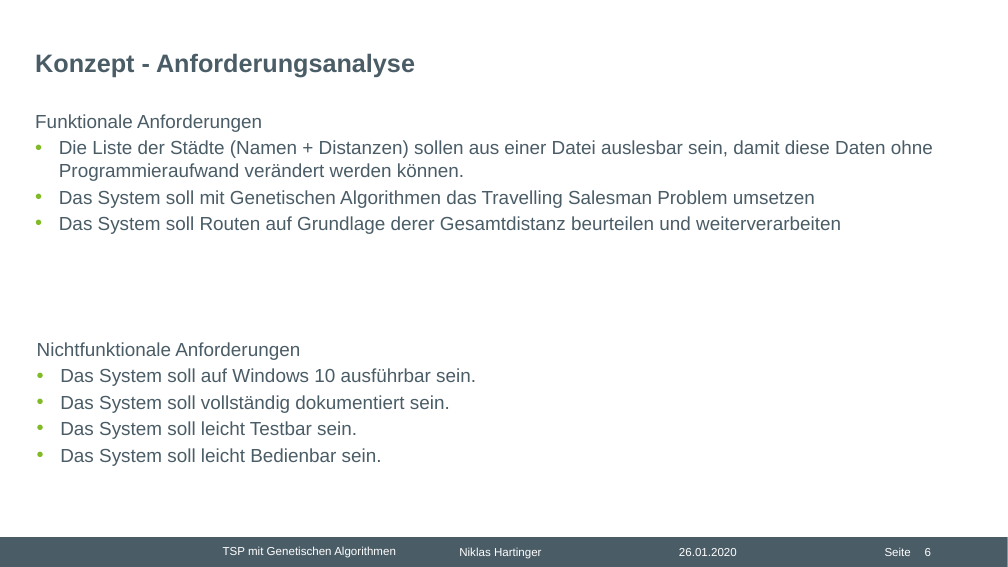
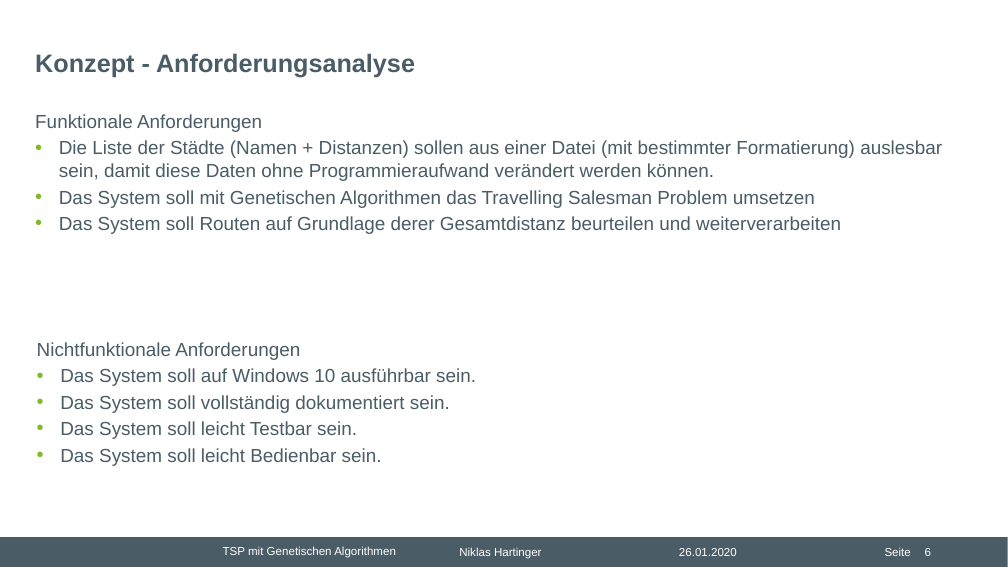
Before and after one commit to nhrt/Genetic-Algorithms, a slide deck: slide 6 of Projektvortrag/Präsentation Projektvortrag.pptx. Drawn at 1008x567 pixels with LibreOffice and Linux fonts; fonts in the diff are those of the drawing; background and template pictures are left out. Boxes give left, top, right and bottom in pixels: in the first picture for what was removed or moved away, otherwise in the second. Text is boxed around its words. In the diff, an @@ line names an element or a change of style, - is before the commit and + after.

```diff
--- a/Projektvortrag/Präsentation Projektvortrag.pptx
+++ b/Projektvortrag/Präsentation Projektvortrag.pptx
@@ text at [59, 140, 942, 181]: text changed @@
-• Die Liste der Städte (Namen + Distanzen) sollen aus einer Datei auslesbar sein, damit diese Daten ohne Programmieraufwand verändert werden können.
+• Die Liste der Städte (Namen + Distanzen) sollen aus einer Datei (mit bestimmter Formatierung) auslesbar sein, damit diese Daten ohne Programmieraufwand verändert werden können.
```
Also in this commit, not shown: 3 other slides changed.
